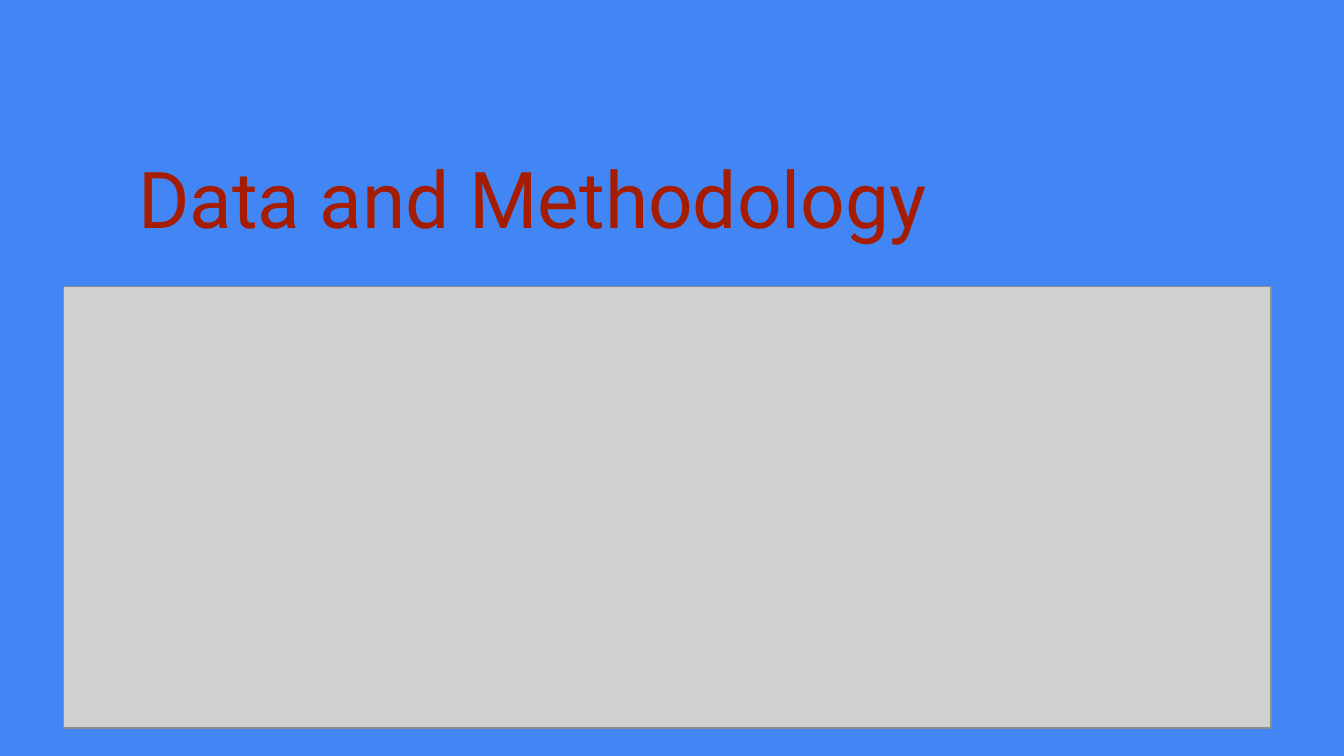
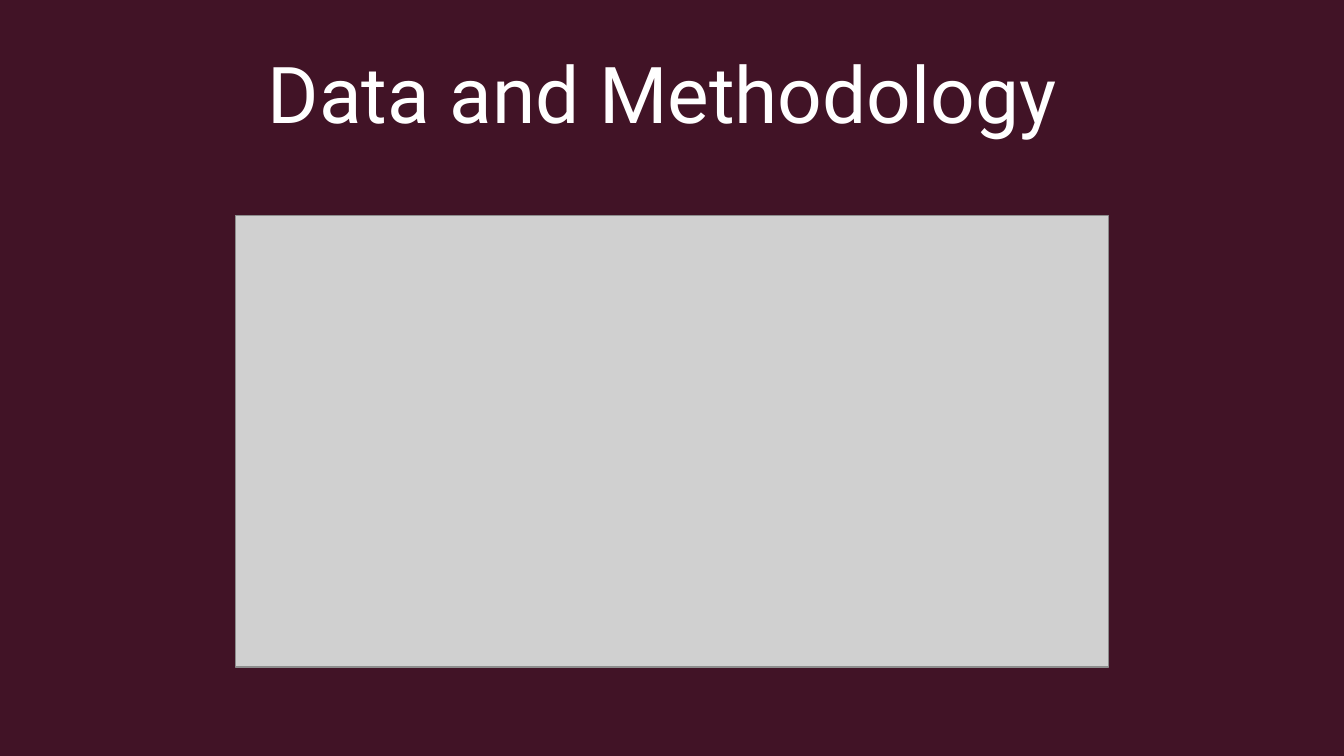
Before and after one commit to JGILINGER7/heart_disease_risk, a slide deck: slide 5 of presentation/Initial Presentation.pptx (slide 7 before the commit). Drawn at 1344x756 pixels with LibreOffice and Linux fonts; fonts in the diff are those of the drawing; grey boxes stand for pictures. Boxes give left, top, right and bottom in pixels: in the first picture for what was removed or moved away, otherwise in the second. Text is boxed around its words. In the diff, an @@ line names an element or a change of style, - is before the commit and + after.

```diff
--- a/presentation/Initial Presentation.pptx
+++ b/presentation/Initial Presentation.pptx
@@ background #4285F4 to #411326 @@
@@ title "Data and Methodology": place and size @@
-title "Data and Methodology" at (138,169,926,245)
+title "Data and Methodology" at (268,64,1056,140)
@@ title "Data and Methodology" at (268,64,1056,140): text colour #A61C00 to #FFFFFF; alignment left to centre @@
@@ picture: place and size @@
-picture at (63,286,1271,728)
+picture at (235,216,1107,668)
```
Also in this commit, not shown: 6 other slides changed, 6 slides added, 9 slides removed.
